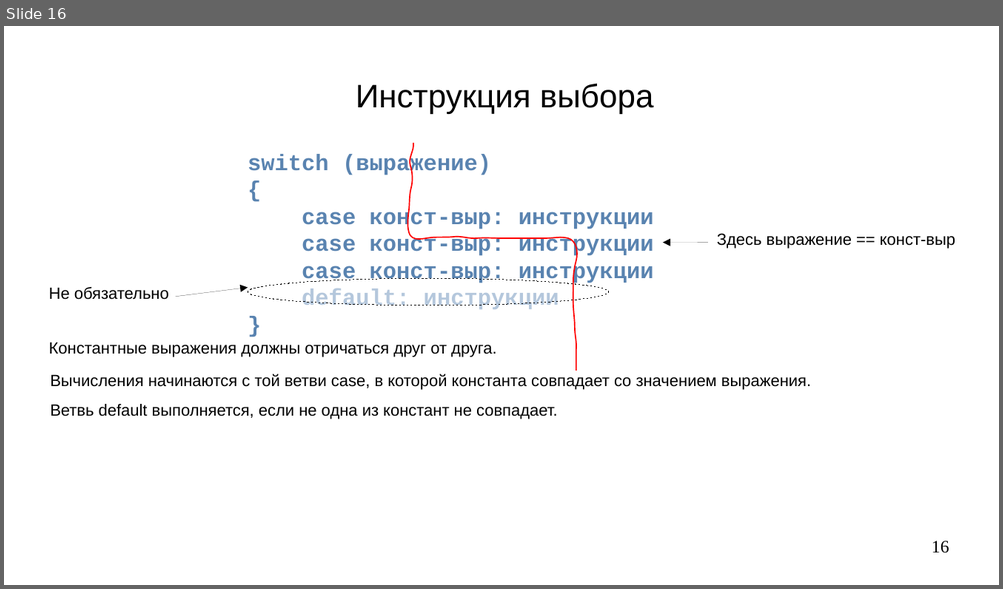
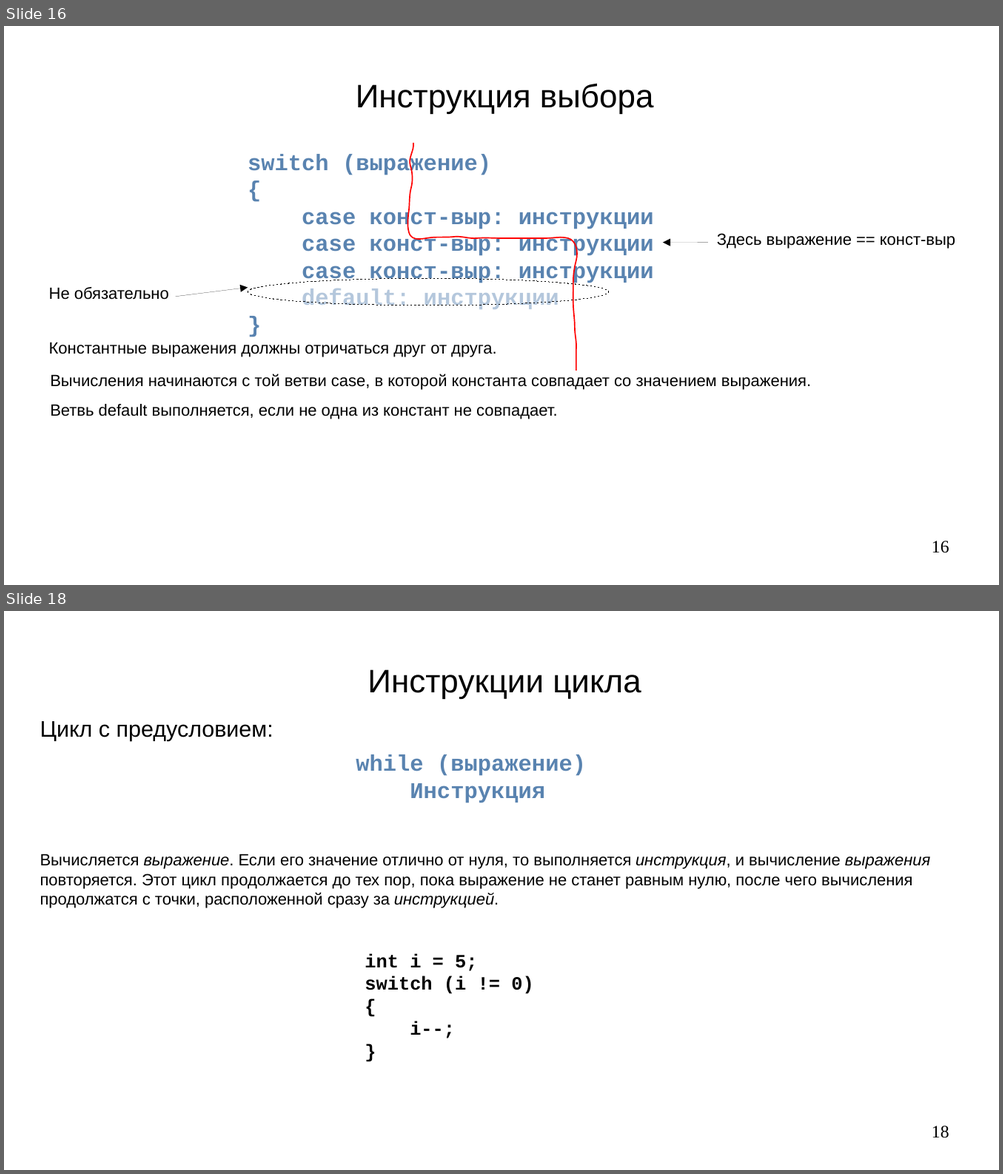
Before and after one commit to steelcraft/stud-lab, a slide deck: Лекции/CBCP01#L3.odp. Shown one above the other, each under a label of ours: slide 16 before the commit, slides 16 and 18 after it; the slides between them are not shown. The pictures are 1003x589 and 1003x1174 pixels, drawn with LibreOffice and Linux fonts; fonts in the diff are those of the drawing. Boxes give left, top, right and bottom in pixels: in the first picture for what was removed or moved away, otherwise in the second. Text is boxed around its words. In the diff, an @@ line names an element or a change of style, - is before the commit and + after.

```diff
--- a/Лекции/CBCP01#L3.odp
+++ b/Лекции/CBCP01#L3.odp
@@ slide 18 added at (4,611,999,1170), background #FFFFFF @@
@@ text added at (367,669,641,699), 26 pt, text #000000 @@
+Инструкции цикла
@@ text added at (40,721,273,741), 18 pt, text #000000 @@
+Цикл с предусловием:
@@ text added at (356,755,586,803), 18 pt, text #5983B0, bold @@
+while (выражение)
+Инструкция
@@ text added at (40,854,930,908), 13 pt, text #000000 @@
+Вычисляется выражение. Если его значение отлично от нуля, то выполняется инструкция, и вычисление выражения повторяется. Этот цикл продолжается до тех пор, пока выражение не станет равным нулю, после чего вычисления продолжатся с точки, расположенной сразу за инструкцией.
@@ text added at (364,954,533,1039), 15 pt, text #000000, bold @@
+int i = 5;
+switch (i != 0)
+{
+i--;
+}
@@ page number added at (931,1126,949,1139), 14 pt, text #000000 @@
+18
```
Also in this commit, not shown: 2 slides changed, 5 other slides added, 1 slide removed.
